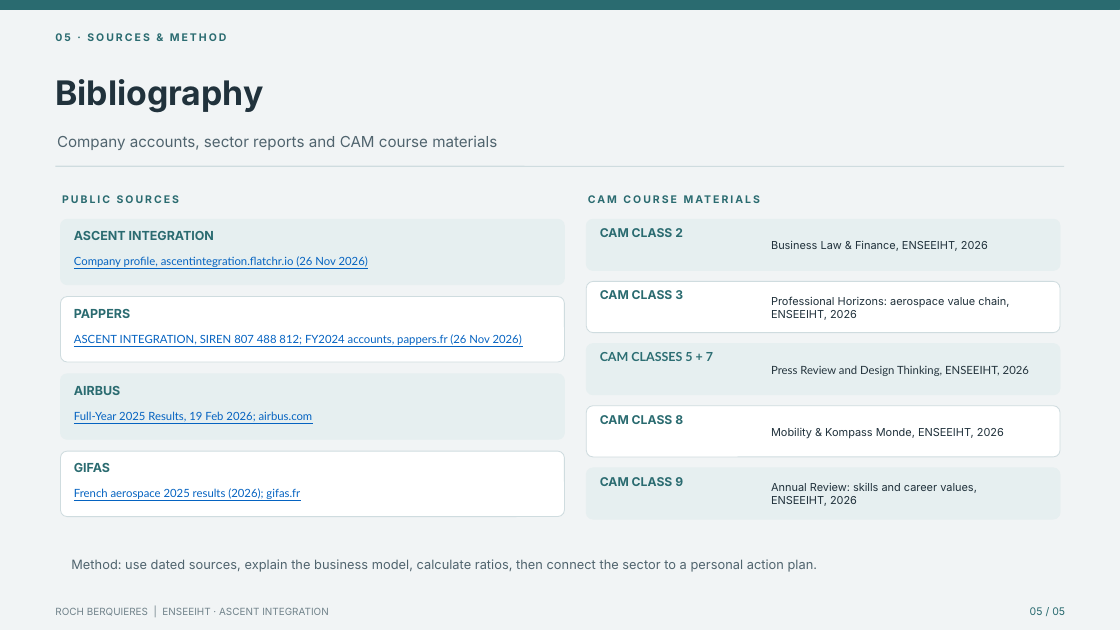
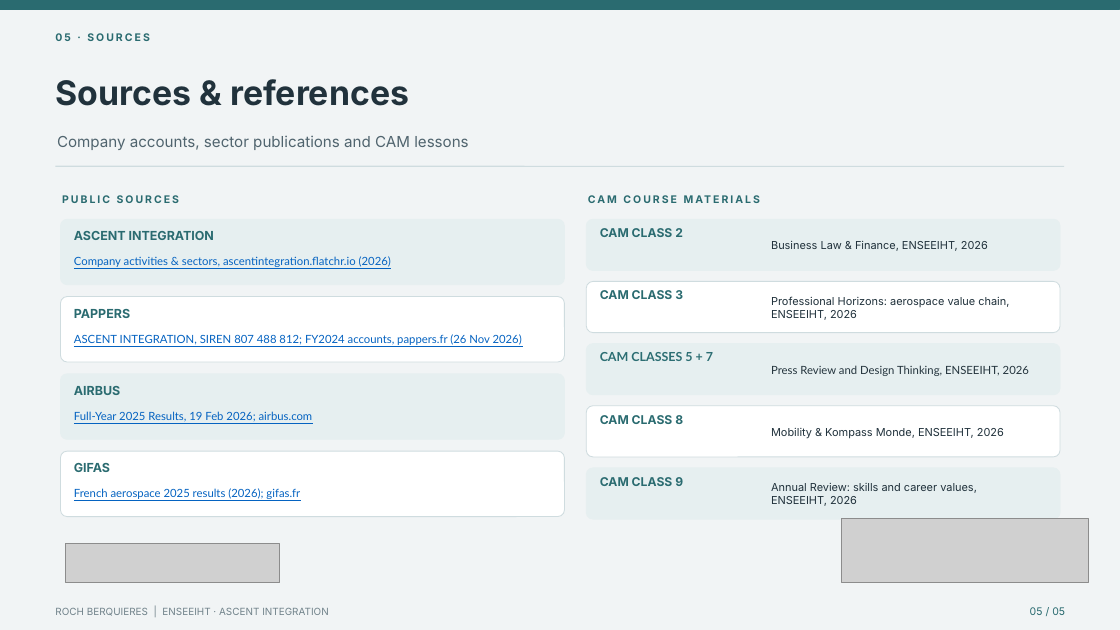
Before and after one commit to Rortuuii/roch-portfolio, a slide deck: slide 5 of documents/CEP_Roch_Berquieres_5_slides_2026_logos.pptx. Drawn at 1120x630 pixels with LibreOffice and Linux fonts; fonts in the diff are those of the drawing; grey boxes stand for pictures. Boxes give left, top, right and bottom in pixels: in the first picture for what was removed or moved away, otherwise in the second. Text is boxed around its words. In the diff, an @@ line names an element or a change of style, - is before the commit and + after.

Commit message:
Refine CAM presentation, remove editorial footer phrases and nuance business risks

```diff
--- a/documents/CEP_Roch_Berquieres_5_slides_2026_logos.pptx
+++ b/documents/CEP_Roch_Berquieres_5_slides_2026_logos.pptx
@@ text at [55,33,149,41]: text changed @@
-05 · SOURCES & METHOD
+05 · SOURCES
@@ text at [55,79,409,106]: text changed @@
-Bibliography
+Sources & references
@@ text at [57,136,468,150]: text changed @@
-Company accounts, sector reports and CAM course materials
+Company accounts, sector publications and CAM lessons
@@ text at [74,256,391,269]: text changed @@
-Company profile, ascentintegration.flatchr.io (26 Nov 2026)
+Company activities & sectors, ascentintegration.flatchr.io (2026)
@@ picture added at [842,518,1089,582] @@
@@ picture added at [66,544,280,583] @@
@@ text removed at [71,559,818,572] @@
-Method: use dated sources, explain the business model, calculate ratios, then connect the sector to a personal action plan.
```
Also in this commit, not shown: 4 other slides changed, 7 other files.
